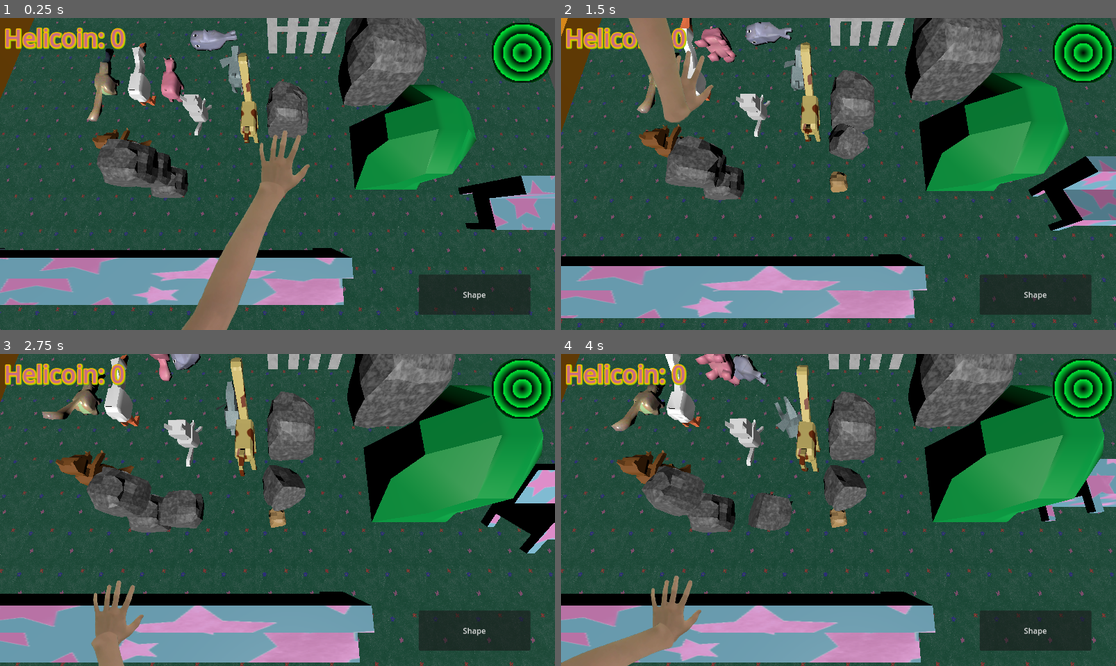
Above: before the commit, frames 1-4 (two rows, left to right).
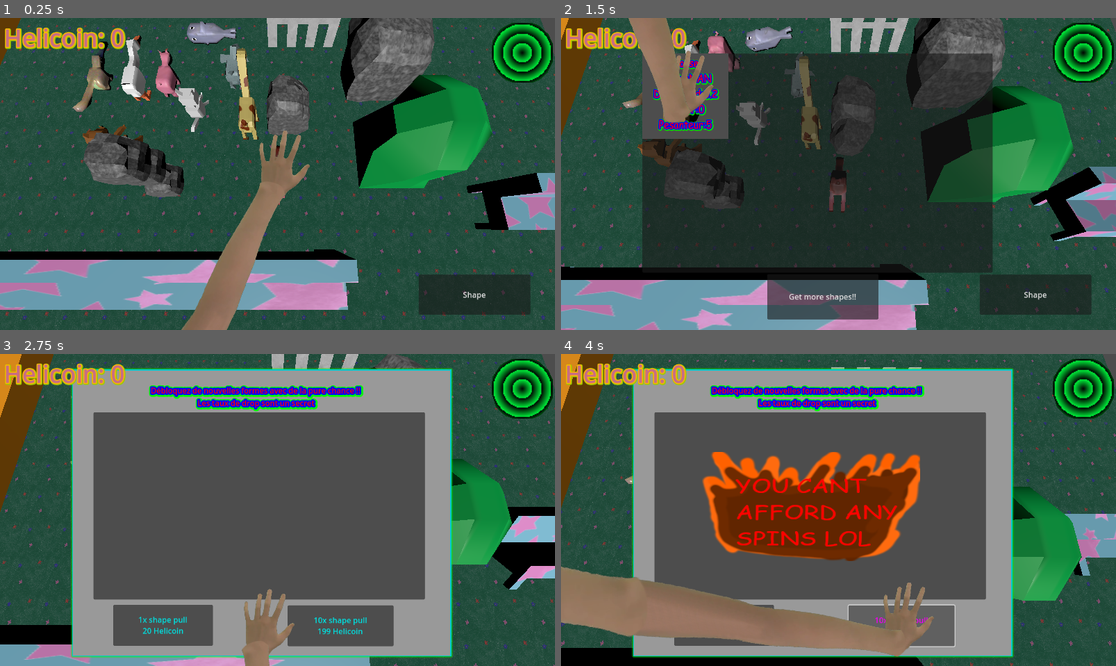
Above: after the commit, the same moments.

Repository: JAco9307/ShapeEscape
Game: Godot game, scene res://Main.tscn
The game is run twice, just before and just after one commit, with the same random seed, the same clock (stepped at 60 frames per second) and the same inputs.
Inputs (mouse positions are in pixels of both pictures, inside the frame that each line leads up to):
- Up to frame 1 (0.25 s): no input
- Up to frame 2 (1.5 s): click "Shape" at 0.5 s; click "Horse Santé:NAN Désaccord:0.2…" at 1.25 s
- Up to frame 3 (2.75 s): click (260, 631) at 2 s, where only the run after the commit has a clickable "Get more shapes!!"
- Up to frame 4 (4 s): click (721, 625) at 2.75 s, where only the run after the commit has a clickable "1x shape pull 20 Helicoin"; click (899, 625) at 3.5 s, where only the run after the commit has a clickable "10x shape pull 199 Helicoin"

The runs differ from the first frame. In frame 1, 18% of the frame differs, in the area x 0-100%, y 0-100%; in frame 2, 57%; in frame 3, 79%; in frame 4, 81%.
Error after the commit: Parse Error: Identifier "mouse_sensitivity" not declared in the current scope. (res://objects/Rotatable.gd:30)

Commit message:
GlobalSensitivity

Diff:
--- a/GlobalVariables.gd
+++ b/GlobalVariables.gd
@@ -6,6 +6,7 @@
 var player:Player
 var selectedObject
 var handrot:Vector3 = Vector3.ZERO
+var mouse_sensitivity: float = 0.02
 
 var shapes = [
 	{
--- a/Levels/Level1.tscn
+++ b/Levels/Level1.tscn
@@ -38,30 +38,49 @@
 [node name="BenchLong" parent="." index="6" instance=ExtResource("3_iotdp")]
 transform = Transform3D(-0.942478, 0, -0.334267, 0, 1, 0, 0.334267, 0, -0.942478, -1.3267, 2.9766, -7.09313)
 initialMass = 60.0
+mouse_sensitivity = null
 
 [node name="BenchLong2" parent="." index="7" instance=ExtResource("3_iotdp")]
 transform = Transform3D(1, 0, 0, 0, 1, 0, 0, 0, 1, -52.1738, 2.97663, 1.38563)
 initialMass = 60.0
+mouse_sensitivity = null
 
 [node name="RockBig" parent="." index="8" instance=ExtResource("4_nutv8")]
 transform = Transform3D(1, 0, 0, 0, 1, 0, 0, 0, 1, -25.8137, 5.1929, 23.6992)
+initialMass = null
+yTorqueMult = null
+zTorqueMult = null
+mouse_sensitivity = null
 
 [node name="Tree" parent="." index="9" instance=ExtResource("5_05pb0")]
 transform = Transform3D(1, 0, 0, 0, 1, 0, 0, 0, 1, -5.11487, 1, 27.3941)
+initialMass = null
+mouse_sensitivity = null
 
 [node name="Tree2" parent="." index="10" instance=ExtResource("5_05pb0")]
 transform = Transform3D(1, 0, 0, 0, 1, 0, 0, 0, 1, -41.0987, 1, -29.2618)
+initialMass = null
+mouse_sensitivity = null
 
 [node name="RockSmall" parent="." index="11" instance=ExtResource("6_dl8mf")]
 transform = Transform3D(1, 0, 0, 0, 1, 0, 0, 0, 1, -27.4417, 2.07716, -14.8647)
+initialMass = null
+yTorqueMult = null
+zTorqueMult = null
+mouse_sensitivity = null
 
 [node name="RockSmall2" parent="." index="12" instance=ExtResource("6_dl8mf")]
 transform = Transform3D(1, 0, 0, 0, 1, 0, 0, 0, 1, 8.57168, 2.07716, 26.2709)
+initialMass = null
+yTorqueMult = null
+zTorqueMult = null
+mouse_sensitivity = null
 
 [node name="Bench" parent="." index="13" instance=ExtResource("7_xcayt")]
 transform = Transform3D(0.0907108, -0.0366088, -0.995204, 0.00332304, 0.99933, -0.0364577, 0.995872, 0, 0.0907717, -14.2458, 3.26964, 5.76853)
 initialMass = 60.0
 yTorqueMult = 2000.0
 zTorqueMult = 2000.0
+mouse_sensitivity = null
 
 [editable path="Floor"]
--- a/objects/Rotatable.gd
+++ b/objects/Rotatable.gd
@@ -3,7 +3,6 @@
 @export var initialMass:float = 5
 @export var yTorqueMult:float = 20
 @export var zTorqueMult:float = 20
-@export var mouse_sensitivity = 0.02
 
 var prev_mouse_position
 var next_mouse_position
@@ -11,6 +10,7 @@
 var maxhealth = -1
 
 func _ready() -> void:
+	var mouse_sensitivity = GlobalVariables.mouse_sensitivity
 	contact_monitor = true
 	max_contacts_reported = 30
 	mass = initialMass
